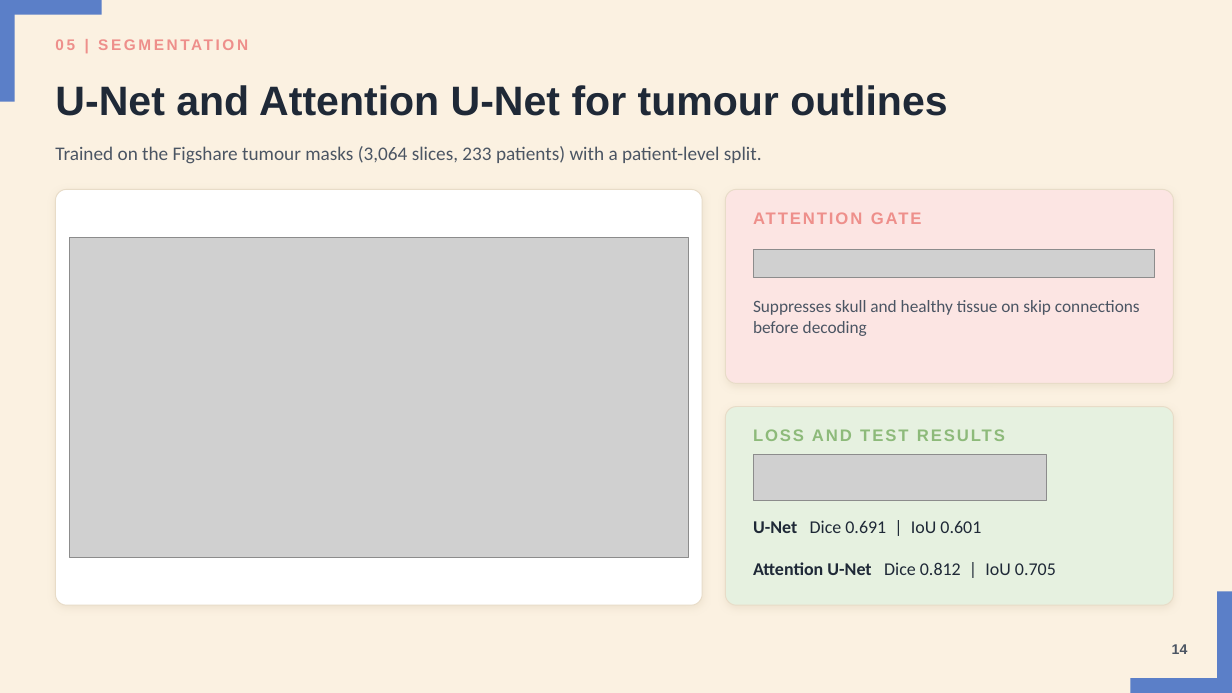
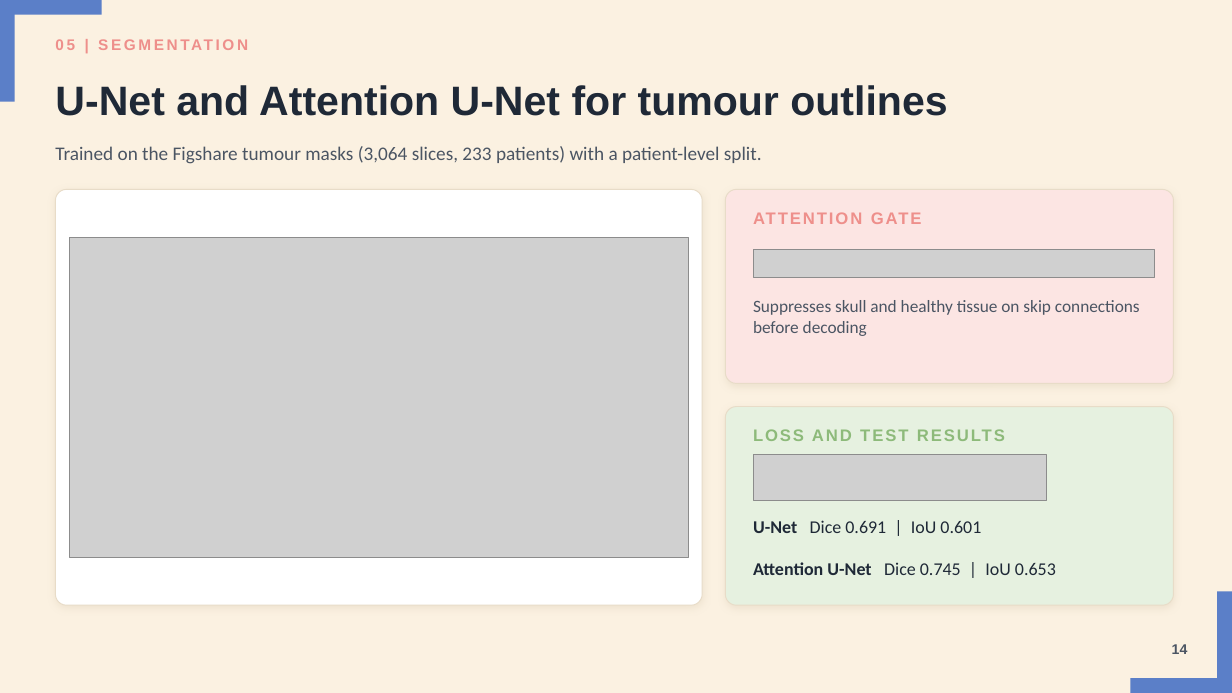
Before and after one commit to venus-xc/brain-tumor-model, a slide deck: slide 14 of paper/Brain_Tumor_Detection_Presentation.pptx. Drawn at 1232x693 pixels with LibreOffice and Linux fonts; fonts in the diff are those of the drawing; grey boxes stand for pictures. Boxes give left, top, right and bottom in pixels: in the first picture for what was removed or moved away, otherwise in the second. Text is boxed around its words. In the diff, an @@ line names an element or a change of style, - is before the commit and + after.

Commit message:
Task 3 & 9: Complete Attention U-Net training (0.745 DSC), update weights, figures, thesis, and slides

```diff
--- a/paper/Brain_Tumor_Detection_Presentation.pptx
+++ b/paper/Brain_Tumor_Detection_Presentation.pptx
@@ text at (753, 562, 1056, 575): text changed @@
-Attention U-Net Dice 0.812 | IoU 0.705
+Attention U-Net Dice 0.745 | IoU 0.653
```
Also in this commit, not shown: 10 other files.
